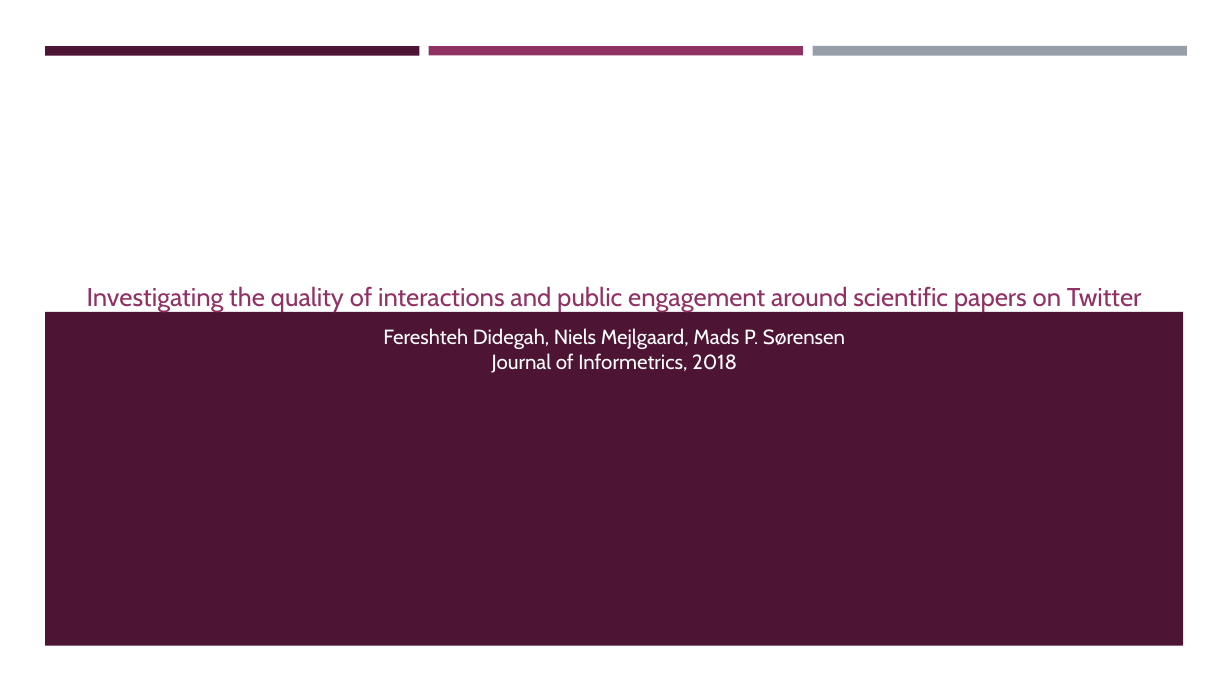
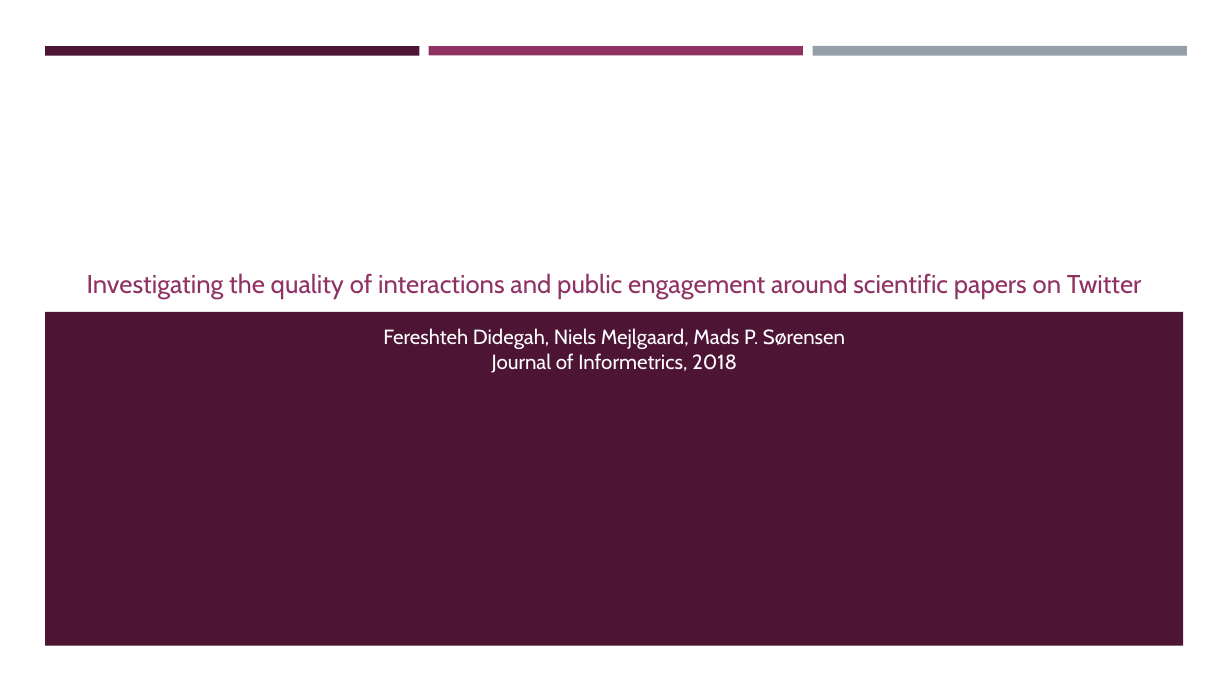
Before and after one commit to Hweemyoung/mastersdegree, a slide deck: slide 2 of altmetrics/presen/paper_review_2/paper_review_2.pptx. Drawn at 1232x693 pixels with LibreOffice and Linux fonts; fonts in the diff are those of the drawing. Boxes give left, top, right and bottom in pixels: in the first picture for what was removed or moved away, otherwise in the second. Text is boxed around its words. In the diff, an @@ line names an element or a change of style, - is before the commit and + after.

```diff
--- a/altmetrics/presen/paper_review_2/paper_review_2.pptx
+++ b/altmetrics/presen/paper_review_2/paper_review_2.pptx
@@ text "Investigating the quality of interactions ...": place and size @@
-text "Investigating the quality of interactions ..." at (87, 286, 1142, 312)
+text "Investigating the quality of interactions ..." at (87, 273, 1142, 299)
```
Also in this commit, not shown: 6 other slides changed, 1 slide added, 3 other files.
